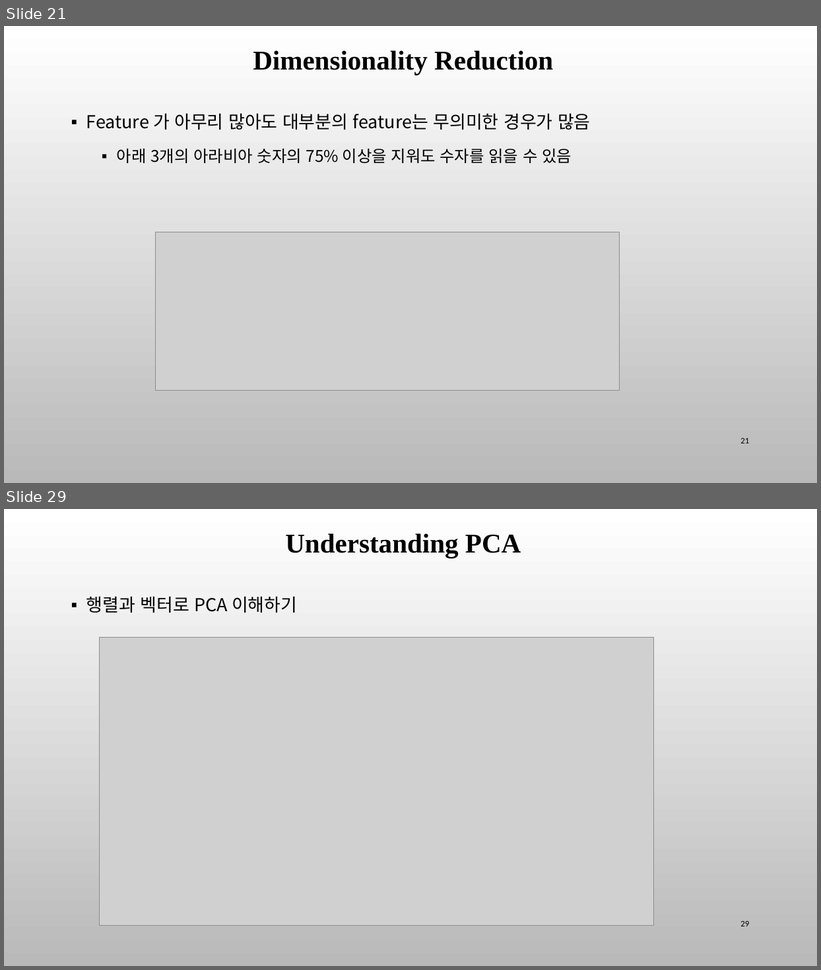
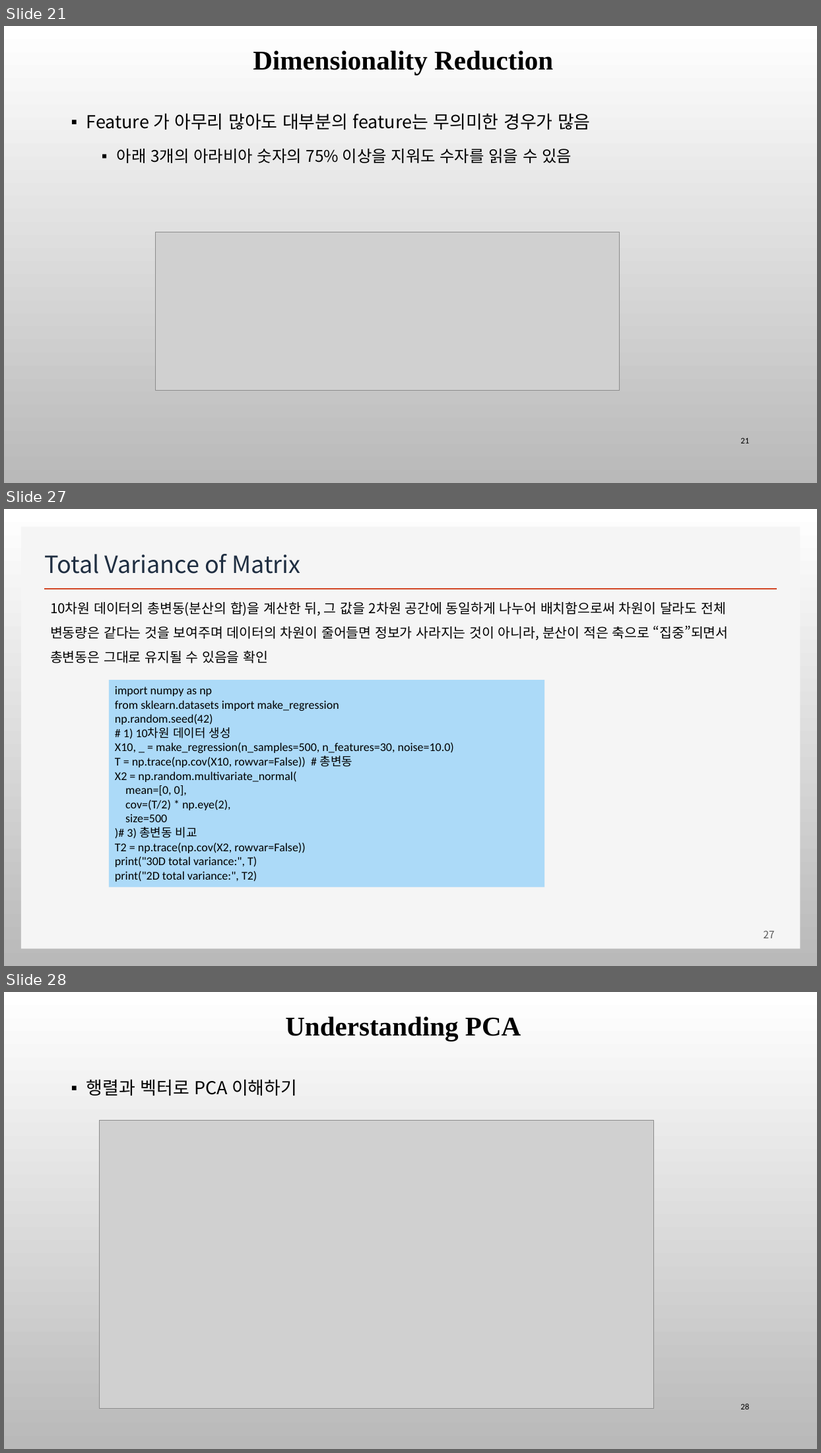
Before and after one commit to ancestor9/mathematics-for-machine-learning, a slide deck: Linear_Algebra/w5_PCA_linear_transformation.pptx. Shown one above the other, each under a label of ours: slides 21 and 29 before the commit, slides 21, 27 and 28 after it; the slides between them are not shown. The pictures are 821x970 and 821x1453 pixels, drawn with LibreOffice and Linux fonts; fonts in the diff are those of the drawing; grey boxes stand for pictures; background and template pictures are left out. Boxes give left, top, right and bottom in pixels: in the first picture for what was removed or moved away, otherwise in the second. Text is boxed around its words. In the diff, an @@ line names an element or a change of style, - is before the commit and + after.

```diff
--- a/Linear_Algebra/w5_PCA_linear_transformation.pptx
+++ b/Linear_Algebra/w5_PCA_linear_transformation.pptx
@@ slide 27 added at bbox=[4, 509, 817, 966], background picture (left out) @@
@@ rectangle added at bbox=[21, 527, 801, 949], fill #F5F5F5 @@
@@ title added at bbox=[45, 554, 301, 574], 28 pt, text #1F2E41 @@
+Total Variance of Matrix
@@ line added from (44, 589) to (777, 589), #D24726 2 pt @@
@@ text added at bbox=[50, 602, 729, 663], 16 pt, text #000000 @@
+10차원 데이터의 총변동(분산의 합)을 계산한 뒤, 그 값을 2차원 공간에 동일하게 나누어 배치함으로써 차원이 달라도 전체 변동량은 같다는 것을 보여주며 데이터의 차원이 줄어들면 정보가 사라지는 것이 아니라, 분산이 적은 축으로 “집중”되면서 총변동은 그대로 유지될 수 있음을 확인
@@ rectangle added at bbox=[109, 680, 545, 887], fill #ACDAF8, 14 pt, text #000000 @@
+import numpy as np
+from sklearn.datasets import make_regression
+np.random.seed(42)
+# 1) 10차원 데이터 생성
+X10, _ = make_regression(n_samples=500, n_features=30, noise=10.0)
+T = np.trace(np.cov(X10, rowvar=False)) # 총변동
+X2 = np.random.multivariate_normal(
+mean=[0, 0],
+cov=(T/2) * np.eye(2),
+size=500
+)# 3) 총변동 비교
+T2 = np.trace(np.cov(X2, rowvar=False))
+print("30D total variance:", T)
+print("2D total variance:", T2)
@@ page number added at bbox=[764, 931, 775, 939], 12 pt, text #595959 @@
+27
@@ what was slide 29 is now slide 28 @@
@@ page number at bbox=[741, 1404, 749, 1410]: text changed @@
-29
+28
```
Also in this commit, not shown: 6 other slides added, 1 other file.
